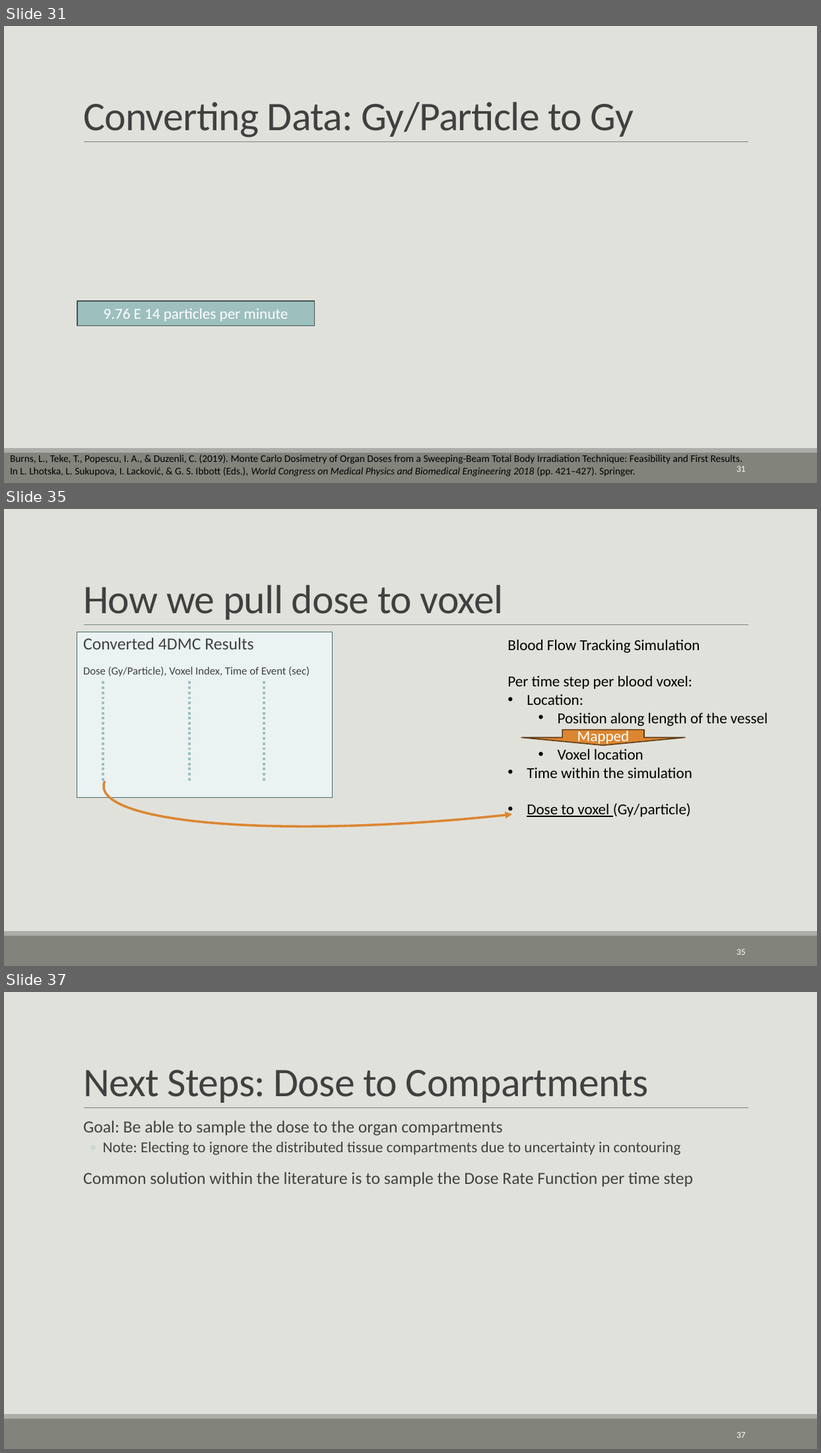
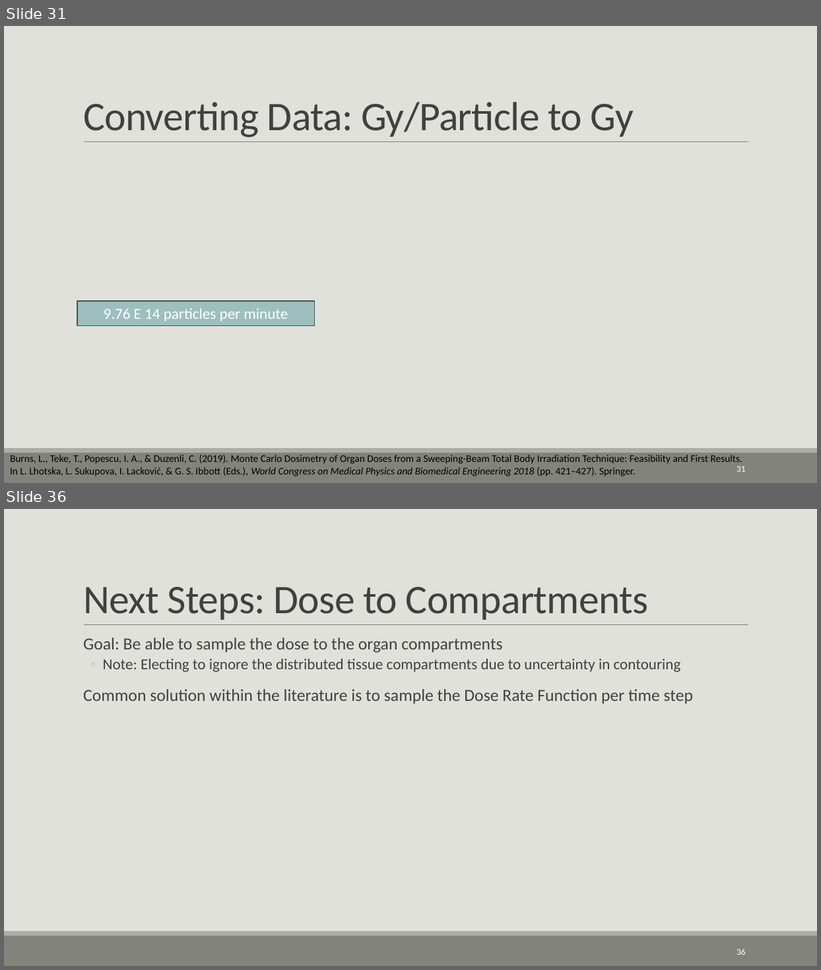
Before and after one commit to CNorthwayMedPhys/Full-Body-Flow-Model-Project, a slide deck: Working Documents/11.25_Committee Meeting.pptx. Shown one above the other, each under a label of ours: slides 31, 35 and 37 before the commit, slides 31 and 36 after it; the slides between them are not shown. The pictures are 821x1453 and 821x970 pixels, drawn with LibreOffice and Linux fonts; fonts in the diff are those of the drawing; grey boxes stand for pictures. Boxes give left, top, right and bottom in pixels: in the first picture for what was removed or moved away, otherwise in the second. Text is boxed around its words. In the diff, an @@ line names an element or a change of style, - is before the commit and + after.

```diff
--- a/Working Documents/11.25_Committee Meeting.pptx
+++ b/Working Documents/11.25_Committee Meeting.pptx
@@ slide 35 removed at (4,509,817,966), background #E1E1DB; not listed: 3 template elements that a slide beside it also shows @@
@@ title removed at (83,585,504,620) @@
-How we pull dose to voxel
@@ text removed at (77,632,333,798) @@
-  Converted 4DMC Results
-  Dose (Gy/Particle), Voxel Index, Time of Event (sec)
@@ text removed at (508,640,768,817) @@
-Blood Flow Tracking Simulation
-Per time step per blood voxel:
-• Location:
-  • Position along length of the vessel
-  • Voxel location
-• Time within the simulation
-• Dose to voxel (Gy/particle)
@@ arc (boxed as its full ellipse) removed at (98,652,817,853) @@
@@ line removed from (103, 682) to (103, 783) @@
@@ line removed from (189, 682) to (189, 783) @@
@@ line removed from (264, 682) to (264, 783) @@
@@ down arrow removed at (522,730,685,746) @@
-Mapped
@@ page number removed at (737,949,746,955) @@
-35
@@ what was slide 37 is now slide 36 @@
@@ page number at (737,949,746,955): text changed @@
-37
+36
```
Also in this commit, not shown: 9 slides changed, 2 slides added, 6 other files.
